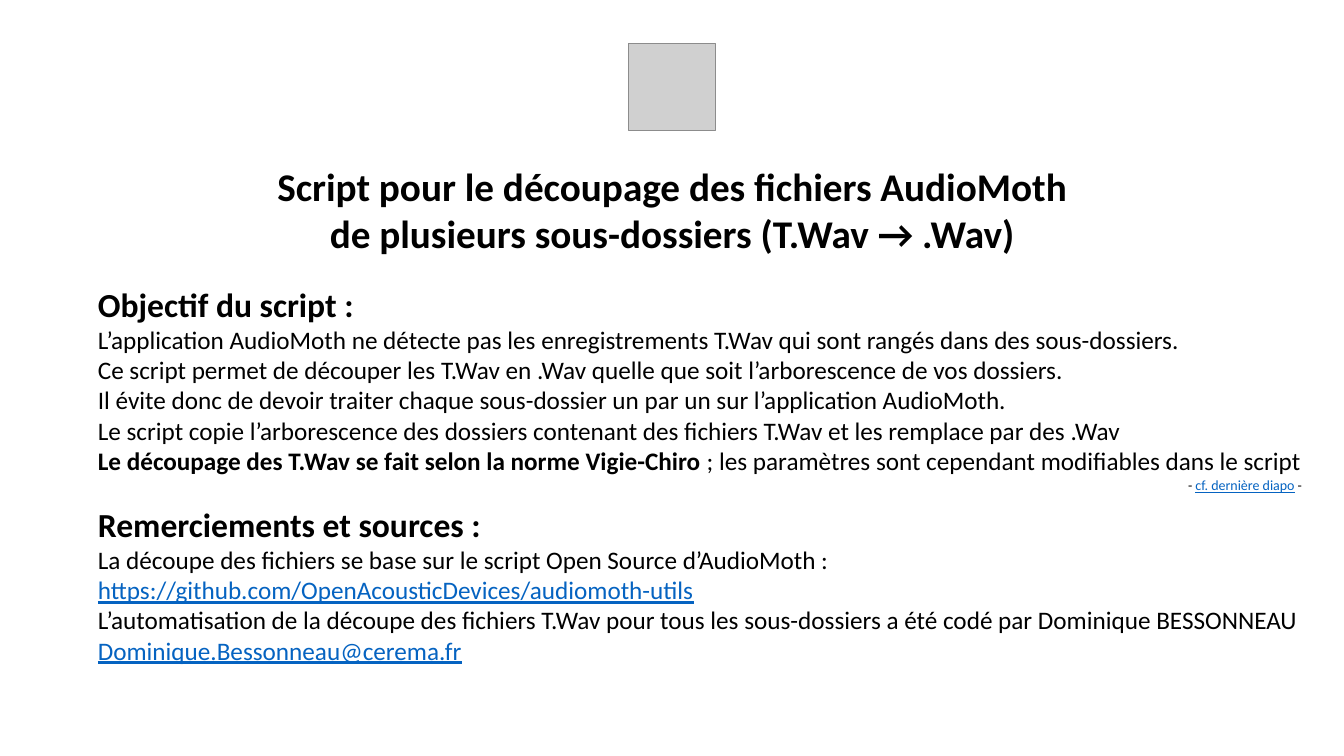
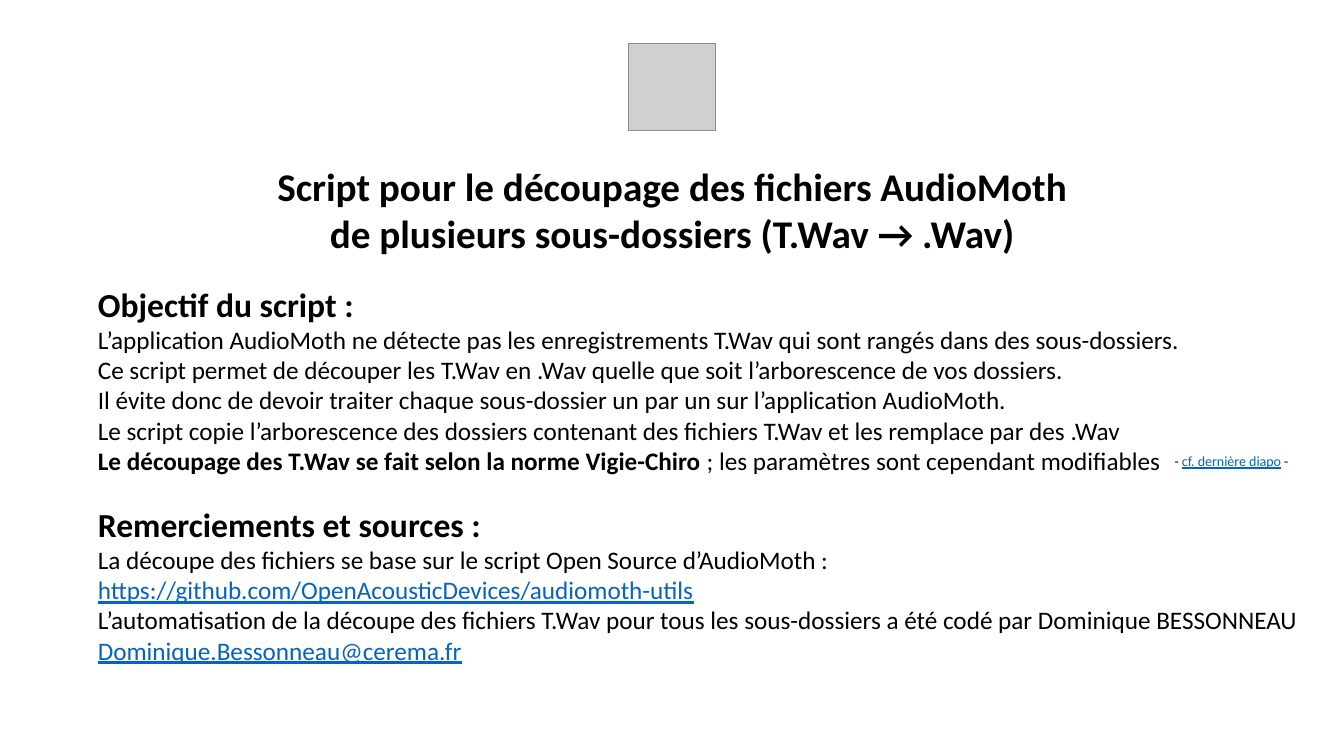
Before and after one commit to CEREMA/TWAV_splitter, a slide deck: slide 1 of Tuto_decoup_TWAV.pptx. Drawn at 1344x756 pixels with LibreOffice and Linux fonts; fonts in the diff are those of the drawing; grey boxes stand for pictures. Boxes give left, top, right and bottom in pixels: in the first picture for what was removed or moved away, otherwise in the second. Text is boxed around its words. In the diff, an @@ line names an element or a change of style, - is before the commit and + after.

```diff
--- a/Tuto_decoup_TWAV.pptx
+++ b/Tuto_decoup_TWAV.pptx
@@ text "- cf. dernière diapo -": place and size @@
-text "- cf. dernière diapo -" at [1195,480,1295,493]
+text "- cf. dernière diapo -" at [1182,456,1281,469]
@@ text at [98,452,1160,475]: text changed; bold on @@
-Le découpage des T.Wav se fait selon la norme Vigie-Chiro ; les paramètres sont cependant modifiables dans le script
+Le découpage des T.Wav se fait selon la norme Vigie-Chiro ; les paramètres sont cependant modifiables
```
Also in this commit, not shown: 2 slides added, 1 slide removed, 1 other file.
